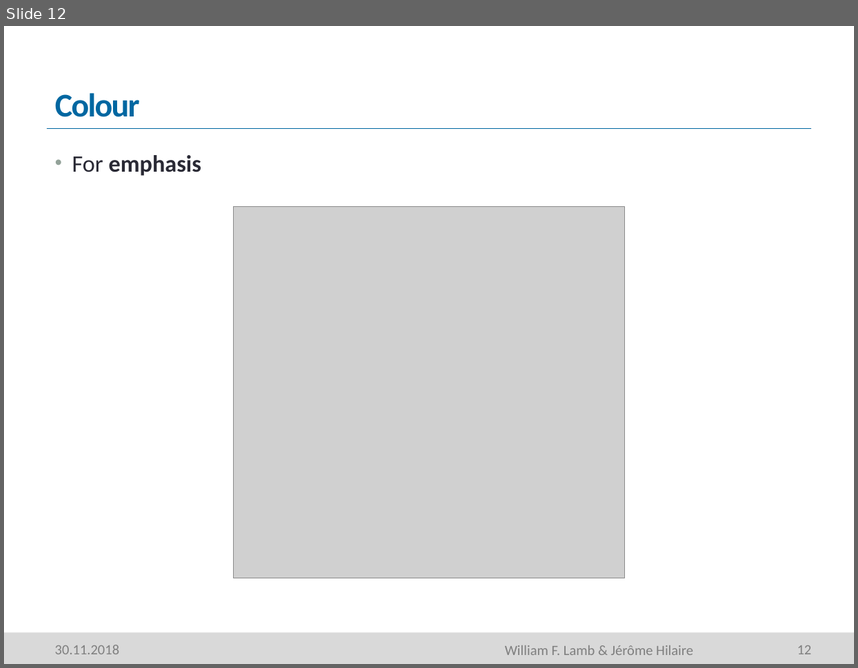
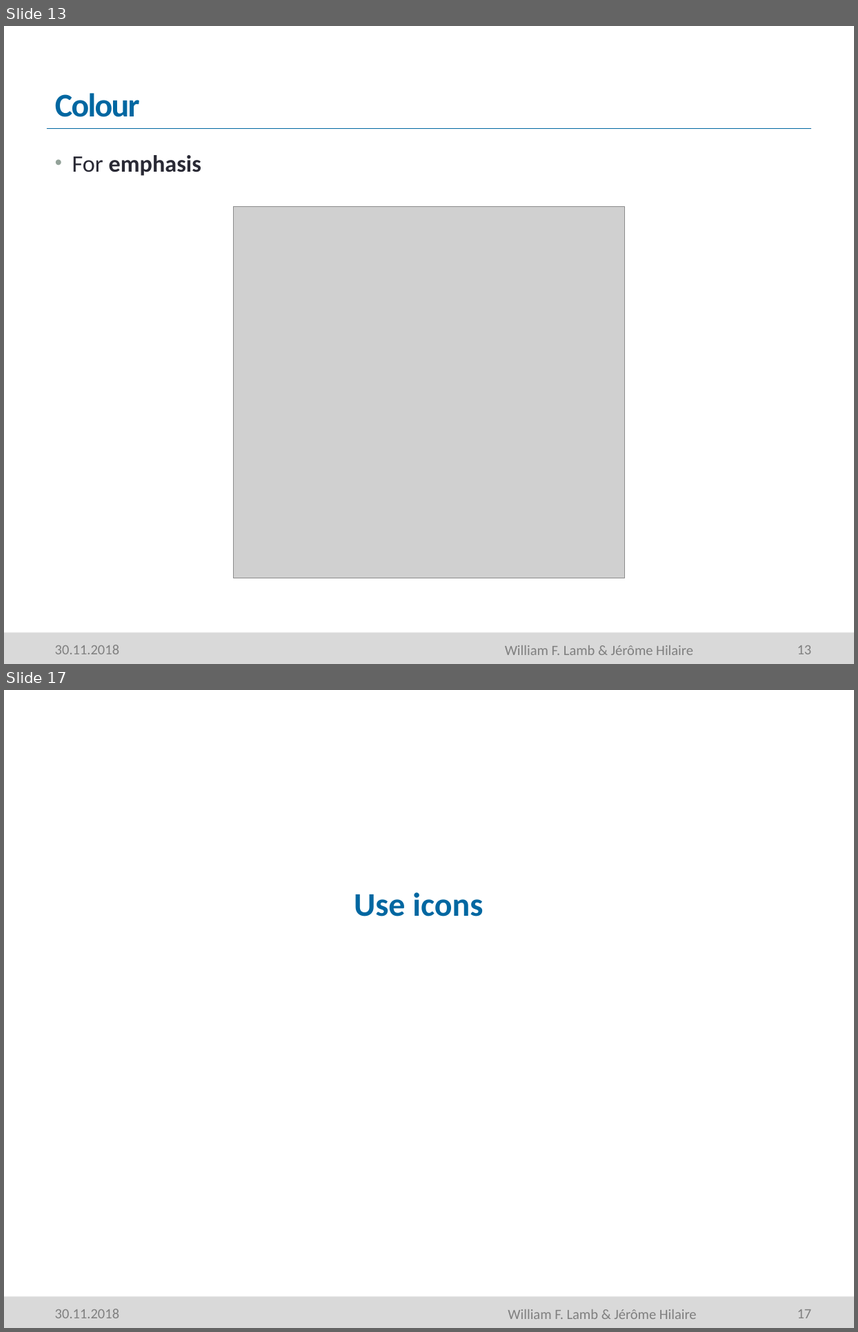
Before and after one commit to mcc-apsis/figures, a slide deck: Resources/Seminar part 1.pptm. Shown one above the other, each under a label of ours: slide 12 before the commit, slides 13 and 17 after it; the slides between them are not shown. The pictures are 858x668 and 858x1332 pixels, drawn with LibreOffice and Linux fonts; fonts in the diff are those of the drawing; grey boxes stand for pictures; background and template pictures are left out. Boxes give left, top, right and bottom in pixels: in the first picture for what was removed or moved away, otherwise in the second. Text is boxed around its words. In the diff, an @@ line names an element or a change of style, - is before the commit and + after.

```diff
--- a/Resources/Seminar part 1.pptm
+++ b/Resources/Seminar part 1.pptm
@@ slide 17 added at [4, 690, 854, 1328], background #FFFFFF; not listed: 3 template elements that a slide beside it also shows @@
@@ rectangle added at [4, 784, 854, 852], fill #FFFFFF @@
@@ text added at [354, 892, 483, 916], 28 pt, text #0067A1, bold @@
+Use icons
@@ text added at [508, 1309, 697, 1319], 12 pt, text #7F7F7F @@
+William F. Lamb & Jérôme Hilaire
@@ what was slide 12 is now slide 13 @@
@@ page number at [797, 645, 812, 654]: text changed @@
-12
+13
```
Also in this commit, not shown: 13 slides changed, 8 other slides added, 1 slide removed, 5 other files.
